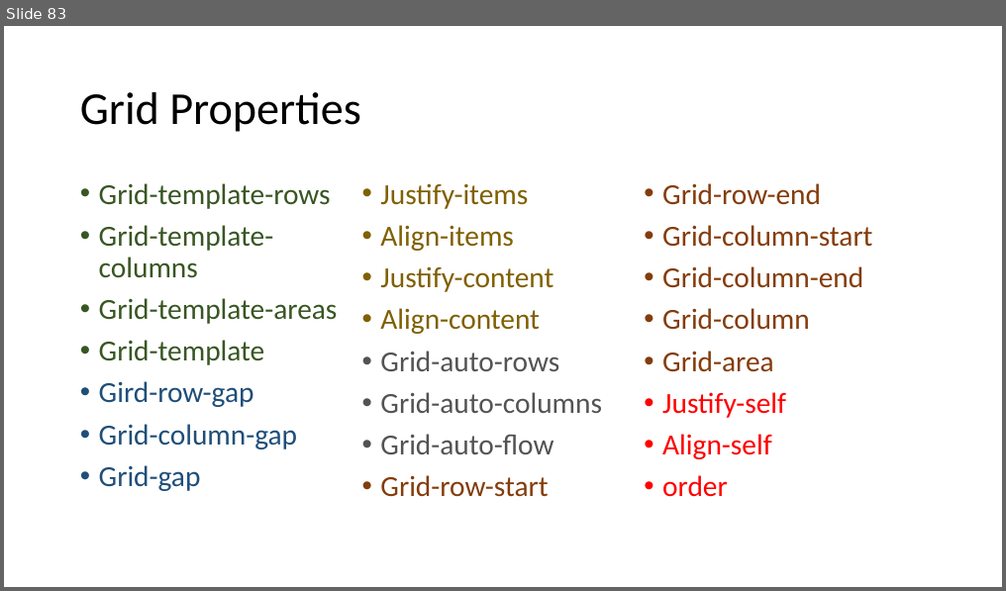
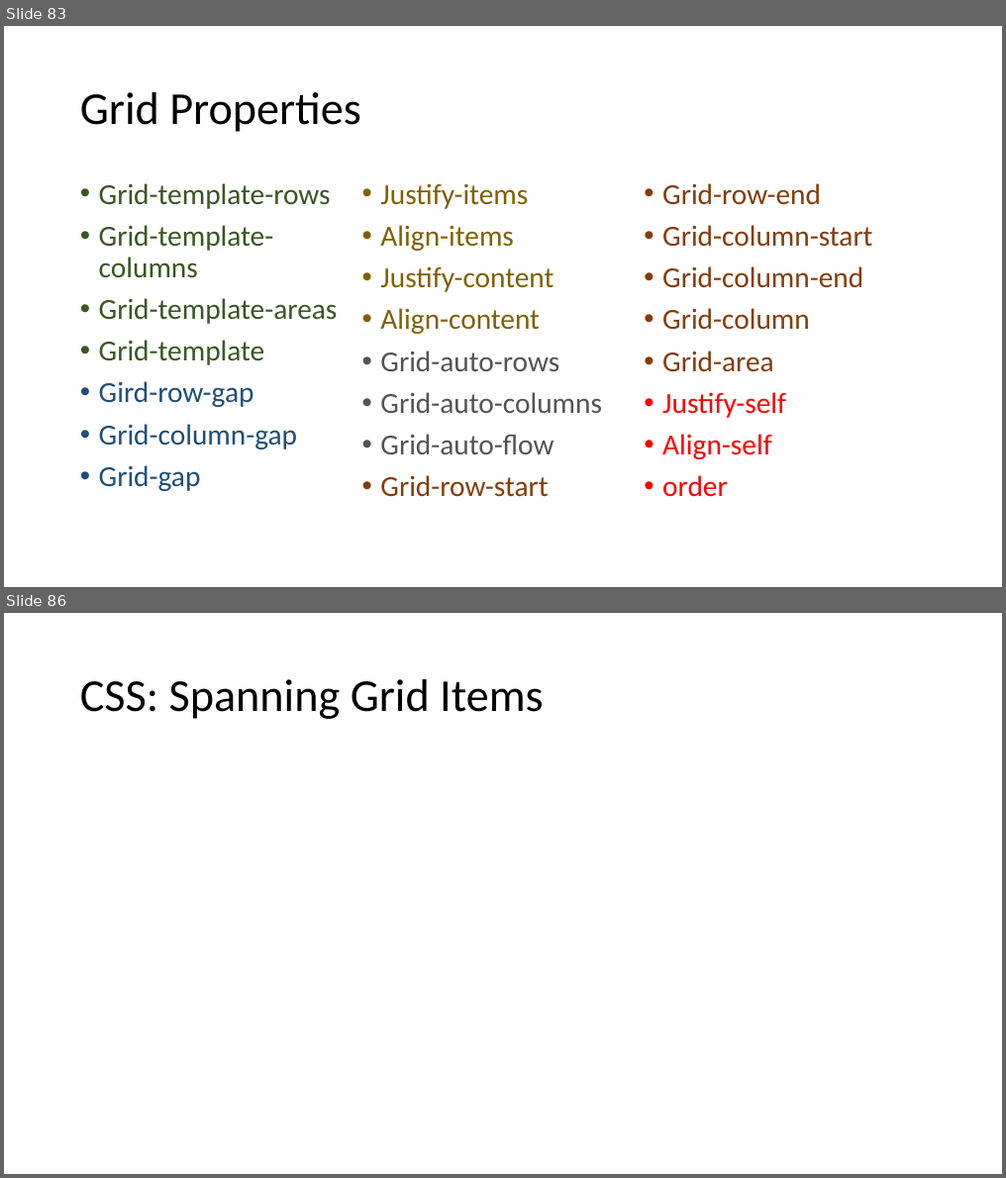
Before and after one commit to PiyushChaturvedii/Batch04, a slide deck: CSS.pptx. Shown one above the other, each under a label of ours: slide 83 before the commit, slides 83 and 86 after it; the slides between them are not shown. The pictures are 1006x591 and 1006x1178 pixels, drawn with LibreOffice and Linux fonts; fonts in the diff are those of the drawing. Boxes give left, top, right and bottom in pixels: in the first picture for what was removed or moved away, otherwise in the second. Text is boxed around its words. In the diff, an @@ line names an element or a change of style, - is before the commit and + after.

```diff
--- a/CSS.pptx
+++ b/CSS.pptx
@@ slide 86 added at (4, 613, 1002, 1174), background #FFFFFF @@
@@ title added at (80, 679, 543, 719), 44 pt, text #000000 @@
+CSS: Spanning Grid Items
```
Also in this commit, not shown: 1 slide changed, 2 other slides added, 3 other files.
